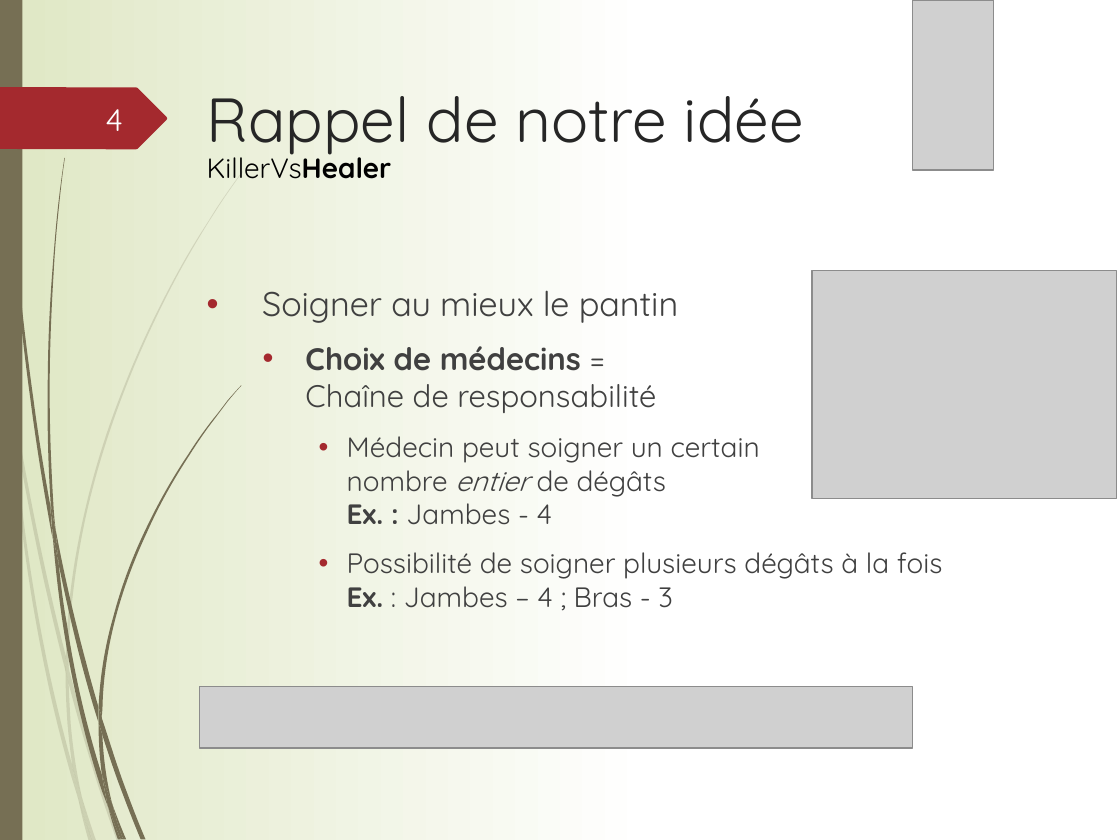
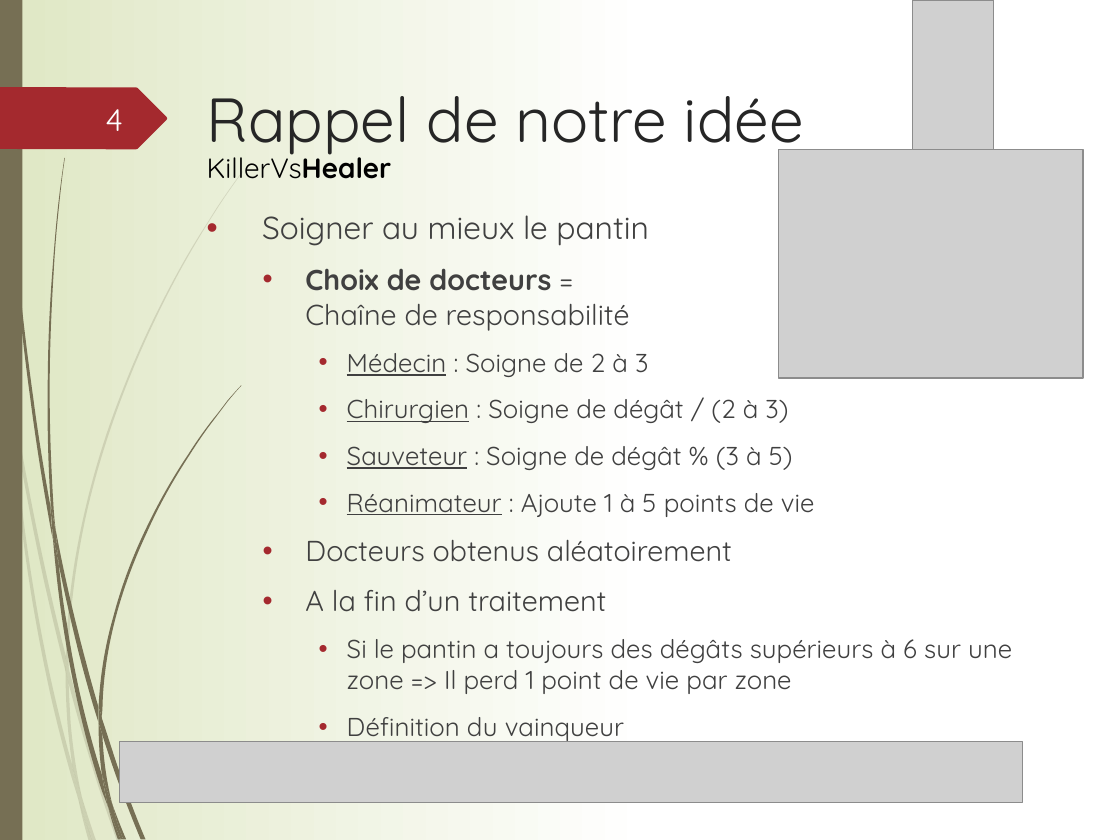
Before and after one commit to jermoret/KillerVsHealer, a slide deck: slide 4 of Presentation/KillerVsHealer.pptx. Drawn at 1120x840 pixels with LibreOffice and Linux fonts; fonts in the diff are those of the drawing; grey boxes stand for pictures. Boxes give left, top, right and bottom in pixels: in the first picture for what was removed or moved away, otherwise in the second. Text is boxed around its words. In the diff, an @@ line names an element or a change of style, - is before the commit and + after.

```diff
--- a/Presentation/KillerVsHealer.pptx
+++ b/Presentation/KillerVsHealer.pptx
@@ picture: place and size @@
-picture at (812, 270, 1117, 498)
+picture at (778, 150, 1083, 379)
@@ text "Soigner au mieux le pantin": place and size @@
-text "Soigner au mieux le pantin" at (262, 290, 943, 608)
+text "Soigner au mieux le pantin" at (262, 215, 1012, 743)
@@ text at (262, 215, 648, 246): size 22 to 20.4 pt in "Soigner au mieux le pantin" @@
@@ text at (305, 268, 1012, 743): text changed; size 18 to 16.6 pt @@
-  • Choix de médecins =
-    Chaîne de responsabilité
-    • Médecin peut soigner un certain
-      nombre entier de dégâts
-      Ex. : Jambes - 4
-    • Possibilité de soigner plusieurs dégâts à la fois
-      Ex. : Jambes – 4 ; Bras - 3
+  • Choix de docteurs =
+    Chaîne de responsabilité
+    • Médecin : Soigne de 2 à 3
+    • Chirurgien : Soigne de dégât / (2 à 3)
+    • Sauveteur : Soigne de dégât % (3 à 5)
+    • Réanimateur : Ajoute 1 à 5 points de vie
+  • Docteurs obtenus aléatoirement
+  • A la fin d’un traitement
+    • Si le pantin a toujours des dégâts supérieurs à 6 sur une zone => Il perd 1 point de vie par zone
+    • Définition du vainqueur
@@ picture removed at (199, 687, 913, 748) @@
@@ picture added at (119, 741, 1021, 803) @@
```
Also in this commit, not shown: 1 other slide changed, 1 other file.
